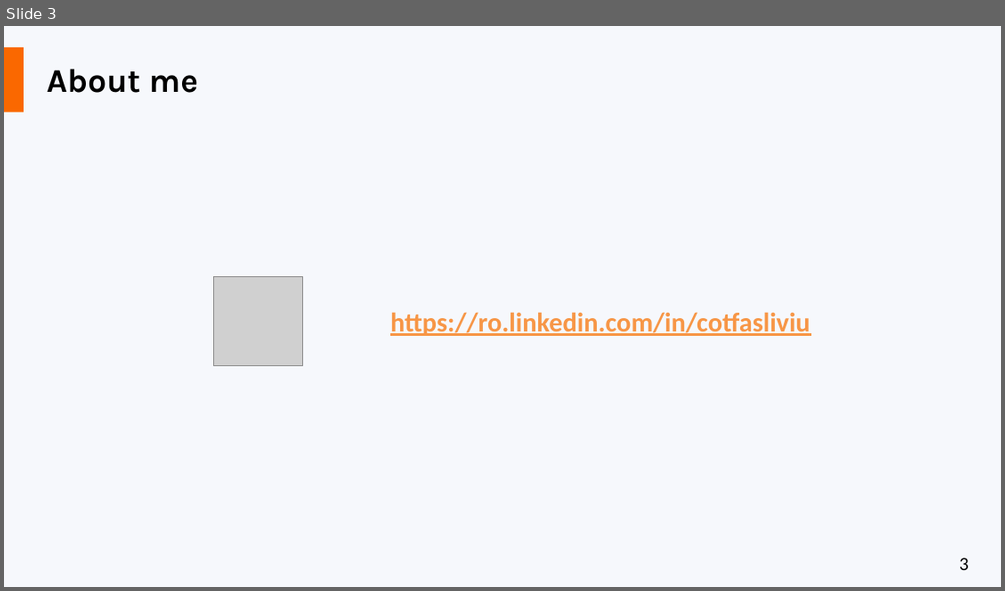
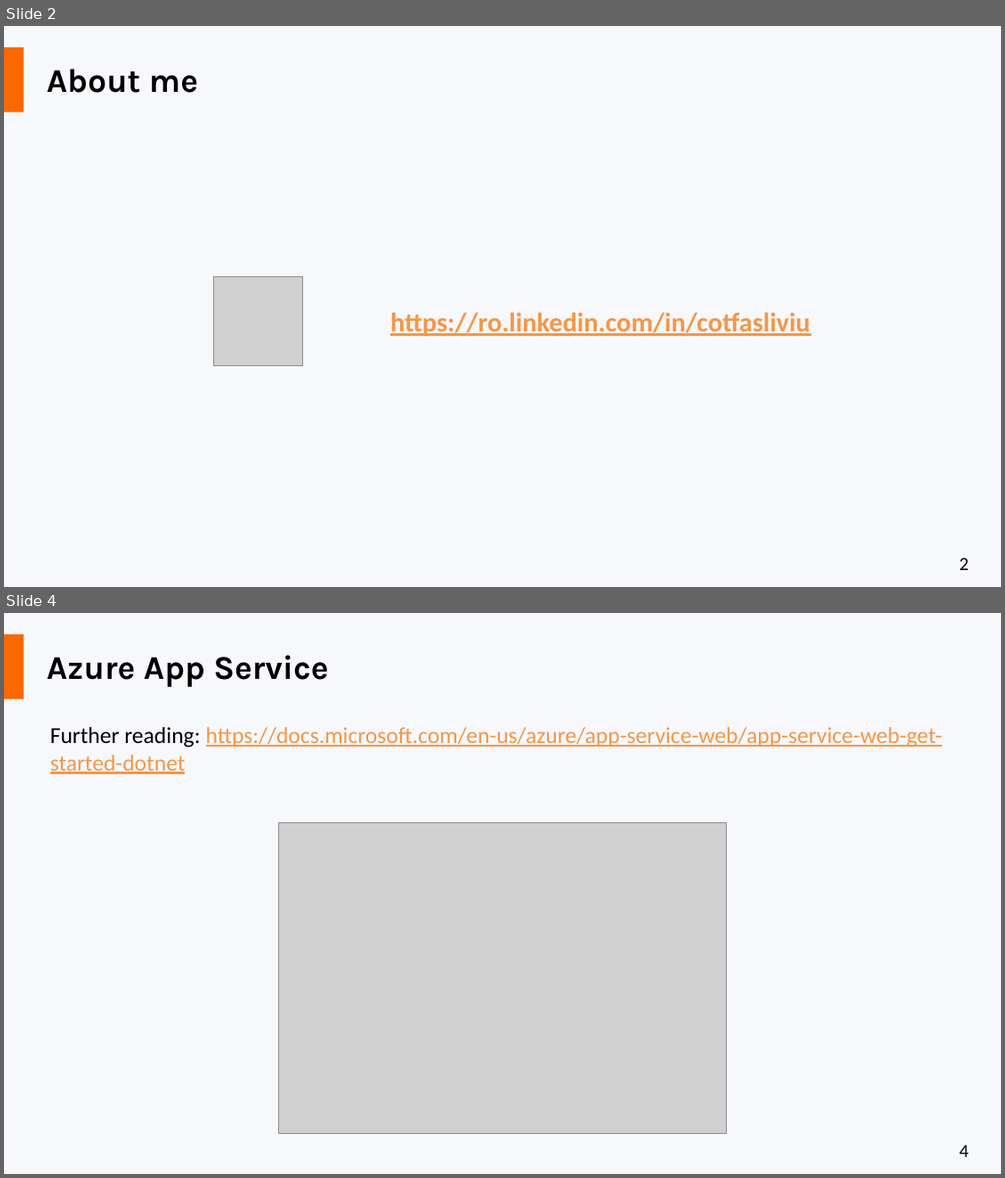
Before and after one commit to liviucotfas/ase-web-and-cloud-applications-security, a slide deck: Presentation Microsoft Azure.pptx. Shown one above the other, each under a label of ours: slide 3 before the commit, slides 2 and 4 after it; the slides between them are not shown. The pictures are 1005x591 and 1005x1178 pixels, drawn with LibreOffice and Linux fonts; fonts in the diff are those of the drawing; grey boxes stand for pictures. Boxes give left, top, right and bottom in pixels: in the first picture for what was removed or moved away, otherwise in the second. Text is boxed around its words. In the diff, an @@ line names an element or a change of style, - is before the commit and + after.

```diff
--- a/Presentation Microsoft Azure.pptx
+++ b/Presentation Microsoft Azure.pptx
@@ slide 4 added at [4, 613, 1001, 1174], background #F6F8FC; not listed: 2 template elements that a slide beside it also shows @@
@@ title added at [47, 655, 328, 687], 32 pt, text #000000, bold @@
+Azure App Service
@@ text added at [50, 727, 942, 774], 22 pt, text #F79646, underline @@
+Further reading: https://docs.microsoft.com/en-us/azure/app-service-web/app-service-web-get-started-dotnet
@@ picture added at [278, 823, 726, 1134] @@
@@ what was slide 3 is now slide 2 @@
@@ page number at [959, 557, 969, 570]: text changed @@
-3
+2
```
Also in this commit, not shown: 8 other slides added, 74 slides removed.
